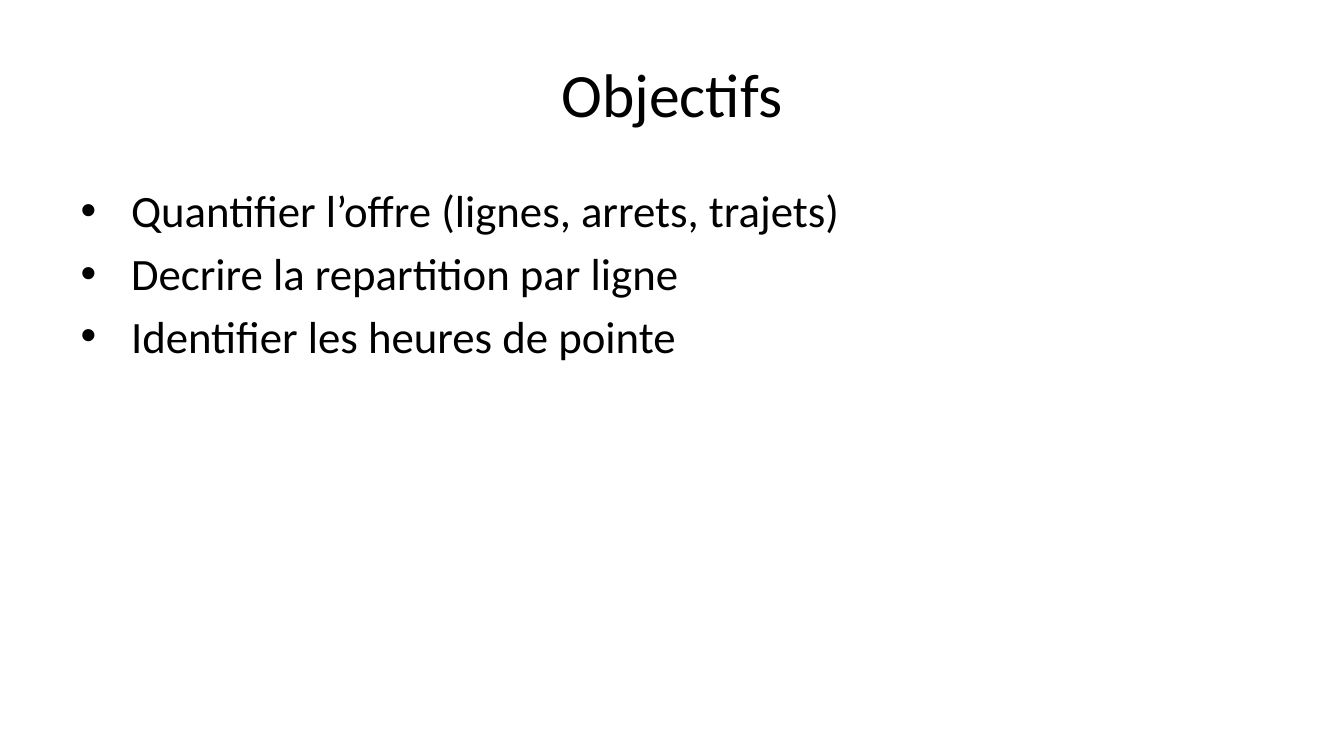
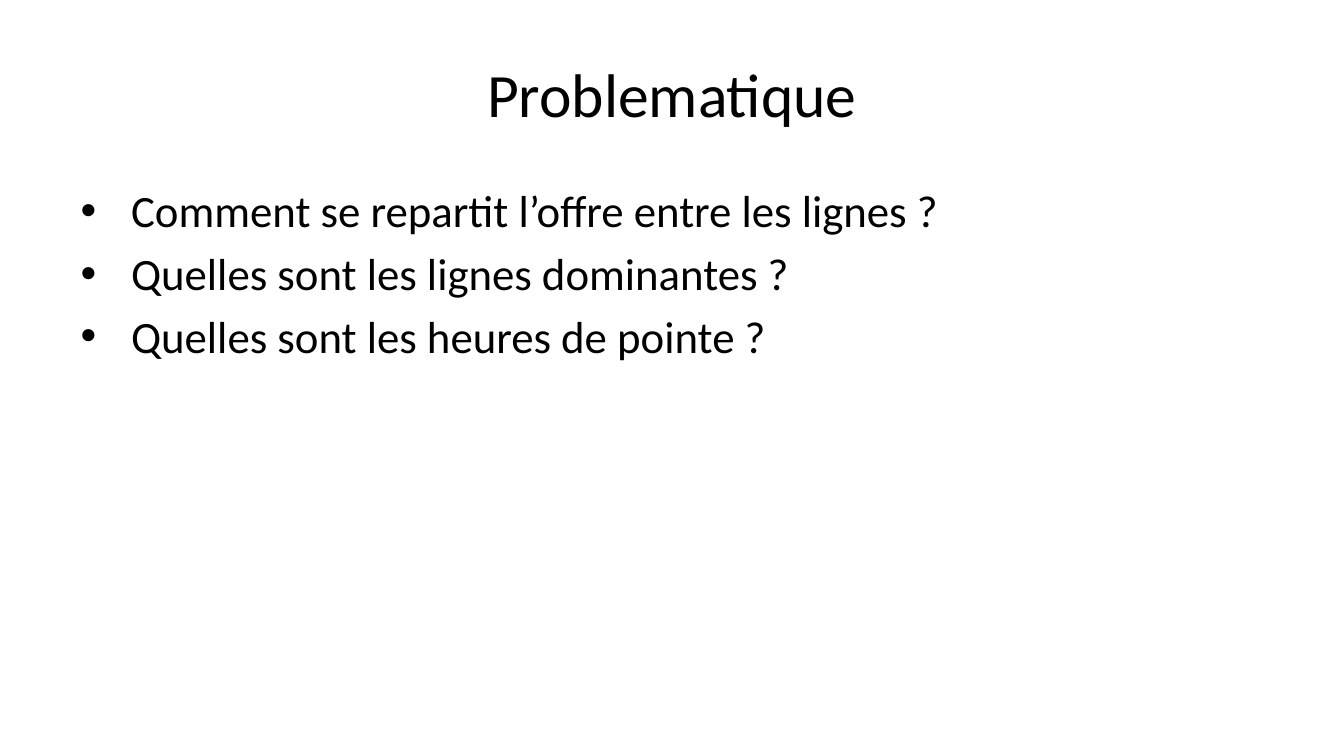
Before and after one commit to OumarouAhmed/Projet_R, a slide deck: slide 3 of docs/slides/presentation.pptx. Drawn at 1344x756 pixels with LibreOffice and Linux fonts; fonts in the diff are those of the drawing. Boxes give left, top, right and bottom in pixels: in the first picture for what was removed or moved away, otherwise in the second. Text is boxed around its words. In the diff, an @@ line names an element or a change of style, - is before the commit and + after.

```diff
--- a/docs/slides/presentation.pptx
+++ b/docs/slides/presentation.pptx
@@ title at box(487, 74, 856, 127): text changed @@
-Objectifs
+Problematique
@@ text at box(131, 195, 907, 361): text changed @@
-• Quantifier l’offre (lignes, arrets, trajets)
-• Decrire la repartition par ligne
-• Identifier les heures de pointe
+• Comment se repartit l’offre entre les lignes ?
+• Quelles sont les lignes dominantes ?
+• Quelles sont les heures de pointe ?
```
Also in this commit, not shown: 6 other slides changed, 3 slides added, 2 other files.
